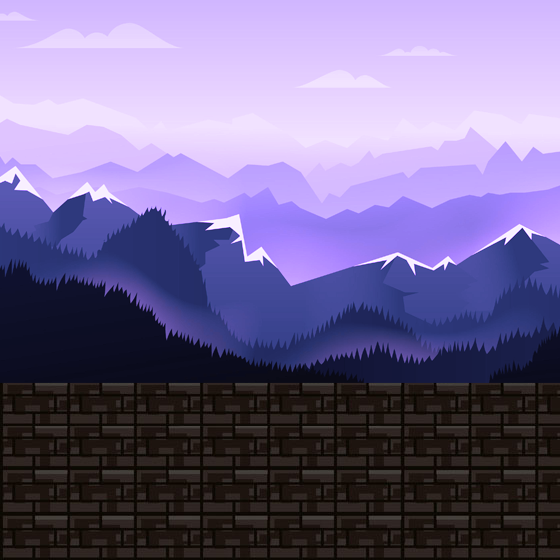
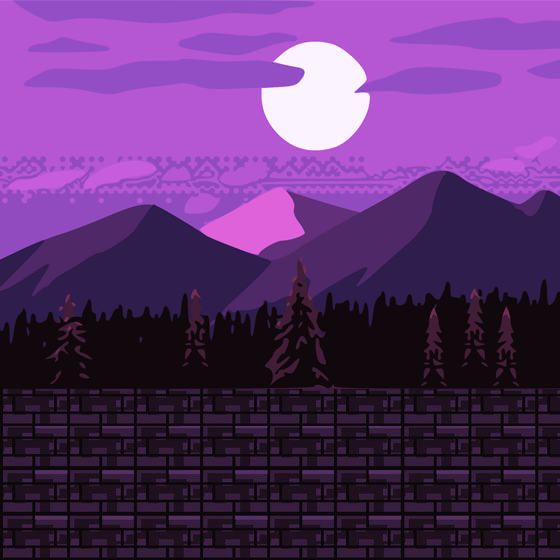
Layer changes from the first (560, 560) image to the second:
added layer "Layer 5" above "Layer 4" over box(0, 0, 560, 389)
hid "Layer 4" over box(0, 0, 560, 383)
